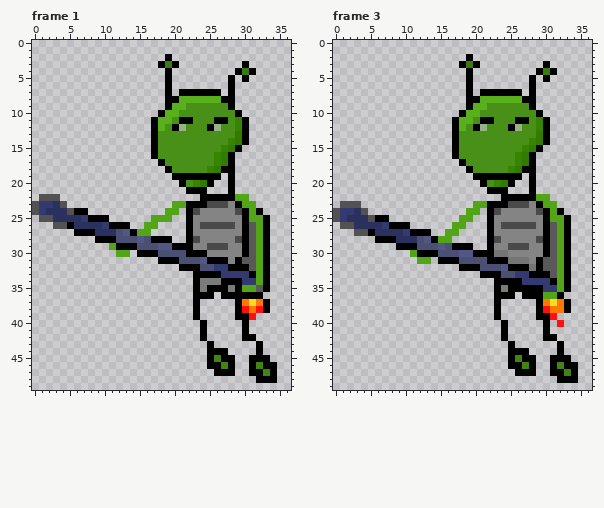
Pixel-art file, stored at Code-Defender/src/main/resources/graphics/AsepriteFile/enemy1.aseprite. That is the earlier state.
50x50 pixels, 17 frames. Colours within 5 levels of each other are drawn and written as one. Shown: frame 1: x 0..36, y 0..49; frame 3: x 0..36, y 0..49. The commit also changed other frames, which this record leaves out.
The same view after the edit:
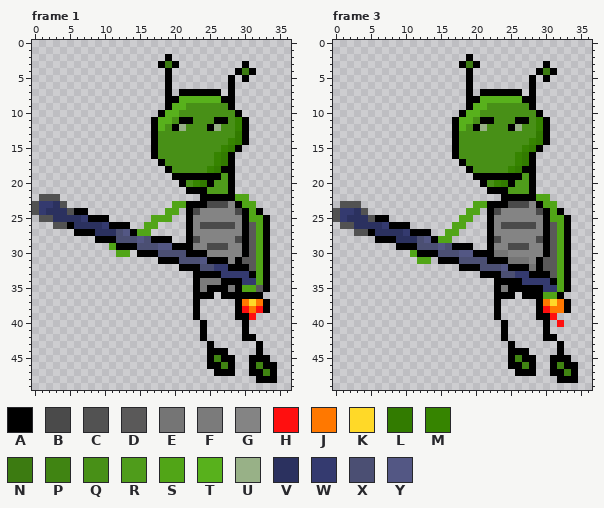
Palette (. is transparent): A #000000  B #4a4a4a  C #525252  D #5a5959  E #757575  F #7b7b7b  G #848484  H #ff0f0f  J #ff7800  K #ffd928  L #327b00  M #368400  N #3c7b11  P #408412  Q #489017  R #4f9c1b  S #51a517  T #58b11c  U #98b187  V #2b315f  W #343a6f  X #4b4f73  Y #535784
Commit: added more enemies added a basic ranged enemy
What changed:
Changed rows in their new state; - is an unchanged pixel.
Frame 1:
first column x 25:
19 --R
20 -RR
21 RRR
Frame 3: the same change as frame 1
